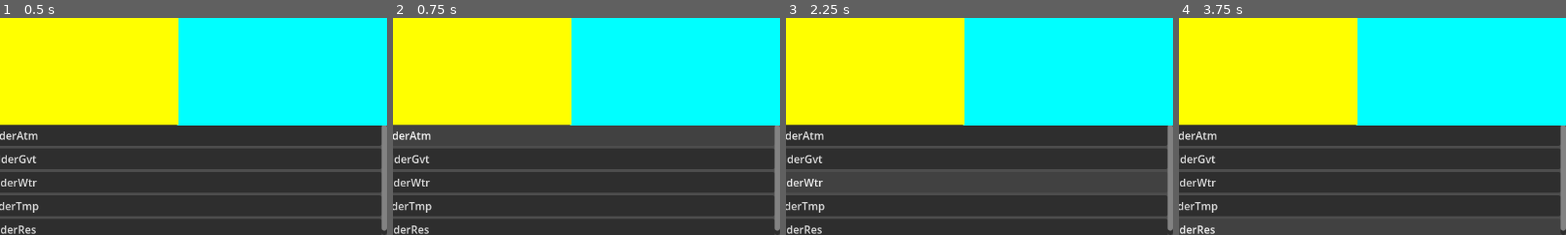
Above: before the commit, frames 1-4 (left to right).
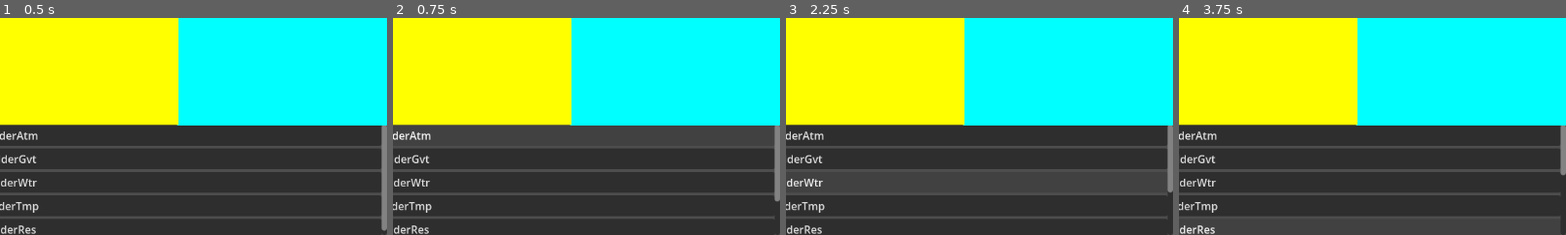
Above: after the commit, the same moments.

Repository: mattefwe/veiled-worlds
Game: Godot game, scene res://scenes/dialogue_scene.tscn
The game is run twice, just before and just after one commit, with the same random seed, the same clock (stepped at 60 frames per second) and the same inputs. The project has no main scene, so this scene is started directly.
Inputs:
- Up to frame 1 (0.5 s): no input
- Up to frame 2 (0.75 s): click "PlaceholderAtm" at 0.5 s
- Up to frame 3 (2.25 s): click "PlaceholderGvt" at 1.25 s; click "PlaceholderWtr" at 2 s
- Up to frame 4 (3.75 s): click "PlaceholderTmp" at 2.75 s; click "PlaceholderRes" at 3.5 s
The pictures show only the part of the screen within x 50-100%, y 50-100%; the shares and areas given below are measured in that part.

Frame 1 is identical in both runs. In frame 2, 0.2% of the frame differs, in the area x 98-100%, y 83-99%; in frame 3, 0.3%; in frame 4, 0.4%, in the area x 98-100%, y 71-99%.

Commit message:
feat: added dynamic buttons and signals

Diff:
--- a/veiled-worlds-game/scripts/autoload/alien_list.gd
+++ b/veiled-worlds-game/scripts/autoload/alien_list.gd
@@ -27,31 +27,37 @@
 			{
 				"id" : "N.M",
 				"prerequisite" : "AtmAnswered",
-				"question" : "Text",
+				"question" : "TextAns",
 				"answer" : "Text"
 			},
 			{
 				"id" : "N.M",
-				"prerequisite" : "GvtAnswered",
-				"question" : "Text",
+				"prerequisite" : "AtmAnswered",
+				"question" : "TextGvt",
 				"answer" : "Text"
 			},
 			{
 				"id" : "N.M",
 				"prerequisite" : "WtrAnswered",
-				"question" : "Text",
+				"question" : "TextWtr",
 				"answer" : "Text"
 			},
 			{
 				"id" : "N.M",
 				"prerequisite" : "TmpAnswered",
-				"question" : "Text",
+				"question" : "TextTmp",
 				"answer" : "Text"
 			},
 			{
 				"id" : "N.M",
 				"prerequisite" : "ResAnswered",
-				"question" : "Text",
+				"question" : "TextRes",
+				"answer" : "Text"
+			},
+			{
+				"id" : "N.M",
+				"prerequisite" : "ResAnswered",
+				"question" : "TextRes2",
 				"answer" : "Text"
 			},
 		]
--- /dev/null
+++ b/veiled-worlds-game/scripts/button_pressed.gd
@@ -0,0 +1,4 @@
+extends Button
+
+func _on_pressed():
+	print("funziona")
--- a/veiled-worlds-game/scripts/instantiate_questions.gd
+++ b/veiled-worlds-game/scripts/instantiate_questions.gd
@@ -15,6 +15,8 @@
 	for i in range(arrayquestions.size()):
 		var button = Button.new()
 		button.text = arrayquestions[i]
+		button.button_down.connect(_on_pressed.bind(dictquestions[arrayquestions[i]]))
+		button.button_down.connect(_check.bind(i))
 		add_child(button)
 
 
@@ -23,17 +25,26 @@
 	pass
 
 func update():
-
+	var arrayquestions = []
+	var dictquestions = {}
 	##cancello tutti i figli
 	var children = get_children()
-	for x in range(children.size()-1):
-		children[x].queue_free()
+	print(AtmAnswered)
+	print(GvtAnswered)
+	print(WtrAnswered)
+	print(TmpAnswered)
+	print(ResAnswered)
+	for child in children:
+		remove_child(child)
+		child.queue_free()
 
 	##conto e riinizializzo tutti i figli
 	count_questions(currentid, arrayquestions, dictquestions)
 	for i in range(arrayquestions.size()):
 		var button = Button.new()
 		button.text = arrayquestions[i]
+		button.button_down.connect(_on_pressed.bind(dictquestions[arrayquestions[i]]))
+		button.button_down.connect(_check.bind(i))
 		add_child(button)
 
 
@@ -52,7 +63,7 @@
 	dictquestions["PlaceholderRes"] = "PlaceholderAnsRes"
 
 	var count = 0
-	for x in range(extradialogues.size()-1):
+	for x in range(extradialogues.size()):
 		if(extradialogues[x].prerequisite == "AtmAnswered" and AtmAnswered == true):
 			count = count+1
 			dictquestions[extradialogues[x].question] = extradialogues[x].answer
@@ -79,3 +90,27 @@
 			arrayquestions.append(extradialogues[x].question)
 
 	return count
+
+
+func _on_pressed(answer):
+	#print(answer)
+	update()
+
+func _check(index):
+	print(index)
+	if index == 0:
+		AtmAnswered = true
+
+	if index == 1:
+		GvtAnswered = true
+
+	if index == 2:
+		WtrAnswered = true
+
+	if index == 3:
+		TmpAnswered = true
+
+	if index == 4:
+		ResAnswered = true
+
+	update()
Not shown, added: veiled-worlds-game/scripts/button_pressed.gd.uid
